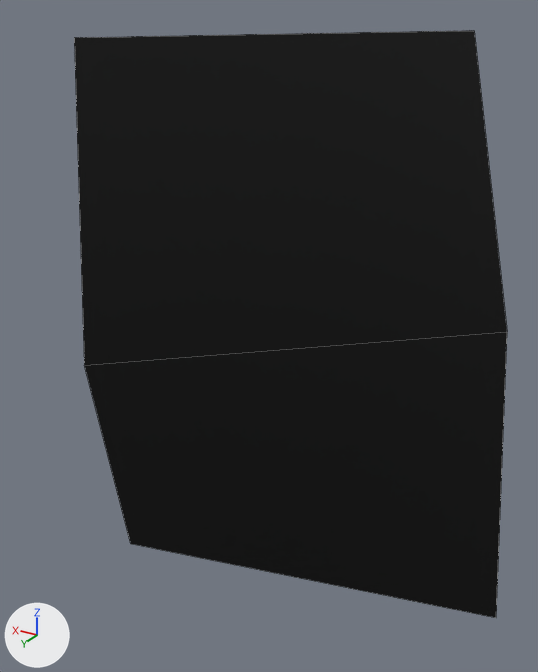
The FBX model BalloonGame/Assets/Design/3DModel/PRO/SeaWeed/PRO_SeaWeed_S1.fbx as it was, and as the next commit left it.
Camera for both pictures: a camera (50 mm lens) standing at (-0.099, 0.215, 0.202) and looking at (0.023, 0.01, 0.099). Every picture has the same lights, and +X, +Y and +Z are marked at lower left. Mesh edges are drawn as thin lines. Where no turn or scale is listed for an object, it has been applied to the vertices.

Names of what the first picture shows: 'SeaWeed_S1'.
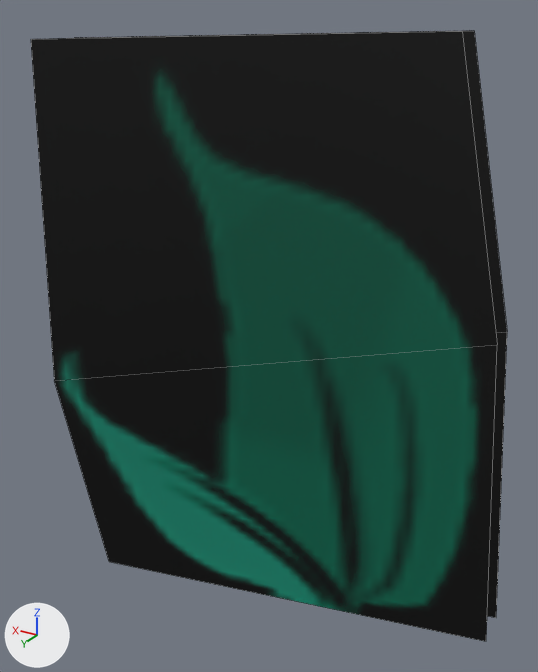
The newer file is also turned or shifted as a whole; pictures and numbers use the older file's frame.

Pixel boxes (x1, y1, x2, y2) of what changed, in the pictures (538 x 672 px):
'SeaWeed_S1', reshaped (10% wider): before (74, 30, 507, 618); after (31, 30, 507, 641)
part 1 of me_mesh, added: after (31, 31, 497, 641)

What the commit changed:
me_mesh has 6 vertices, 2 faces and spans x -0.061..0.088, y -0.072..0.072, z -0.01..0.197.
me_mesh is used by ob_seaweed_s1; location (0.0, 0.0, 0.0).
me_mesh part 1: the loose piece of 6 vertices spanning x -0.061..0.088, y -0.072..0.072, z -0.01..0.197 is copied, and the copy is moved by (0.0, 0.014, 0.0); it spans x -0.061..0.088, y -0.058..0.086, z -0.01..0.197.
